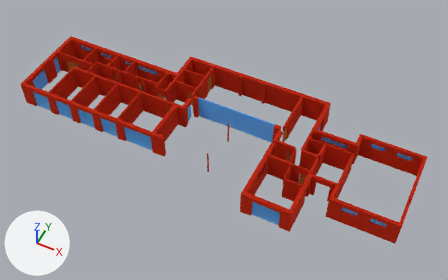
An edit to the glTF model pr-preview/pr-60/models/ground_floor.glb, drawn before and after from the same camera.
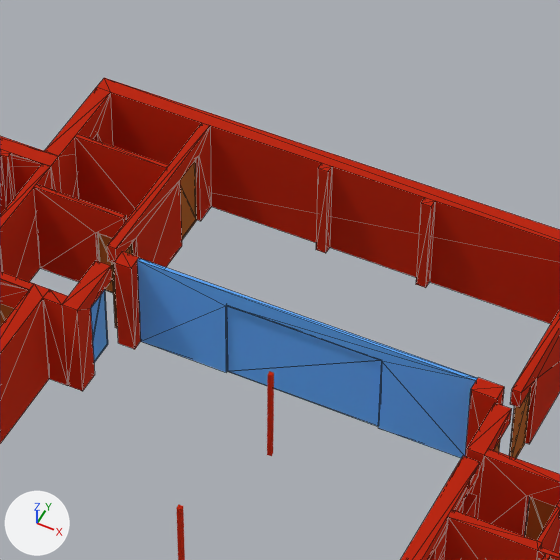
There are two pictures of each version: one whole from a camera (50 mm lens) standing at (44.8, -33.9, 52.5) and looking at (24.0, 7.6, 0.6), one close up on the part from 37% to 66% of the width and 14% to 59% of the height. Lighting does not change. The marker at lower left points along +X, +Y and +Z. The first two pictures are the older version. The close-ups show mesh edges as thin lines. Where no turn or scale is listed for an object, it has been applied to the vertices.

The scene before the commit, as lines of its bpy script (objects in view):
```python
me_door_017 = bpy.data.meshes.new('door.017')
me_door_017.from_pydata(...)  # a box spanning x -0.04..0.0, y 0.0..1.07, z 0.0..2.44
me_door_017.materials.append(mat_mat_2)  # orange #d28c46
me_masonry_022 = bpy.data.meshes.new('masonry.022')
me_masonry_022.from_pydata(...)  # 12 vertices, 20 faces; spans x 0.12..2.83, y -0.06..0.06, z 0.0..3.0
me_masonry_022.materials.append(mat_mat_0)  # red #e14628
me_masonry_045 = bpy.data.meshes.new('masonry.045')
me_masonry_045.from_pydata(...)  # 16 vertices, 28 faces; spans x -0.23..0.22, y 0.23..3.13, z 0.0..3.0
me_masonry_045.materials.append(mat_mat_0)  # red #e14628
ob_door_017 = bpy.data.objects.new('door.017', me_door_017)
ob_door_017.location = (30.05, 10.27, 0.0)
ob_masonry_022 = bpy.data.objects.new('masonry.022', me_masonry_022)
ob_masonry_022.location = (15.62, 11.41, 0.0)
ob_masonry_045 = bpy.data.objects.new('masonry.045', me_masonry_045)
ob_masonry_045.location = (15.52, 12.48, 0.0)
# also in view: 'masonry.012' at (10.6, 8.1, 1.5); 'glazing.008' at (24.2, 10.2, 1.5); 'glazing.009' at (24.2, 10.2, 1.2); 'masonry.011' at (18.3, 8.0, 1.5); 'masonry.048' at (18.7, 12.9, 1.5)
```
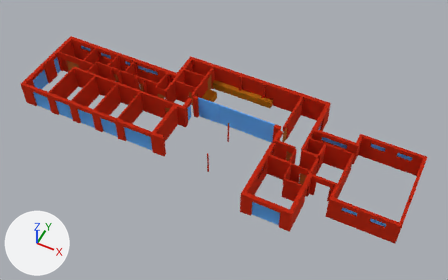
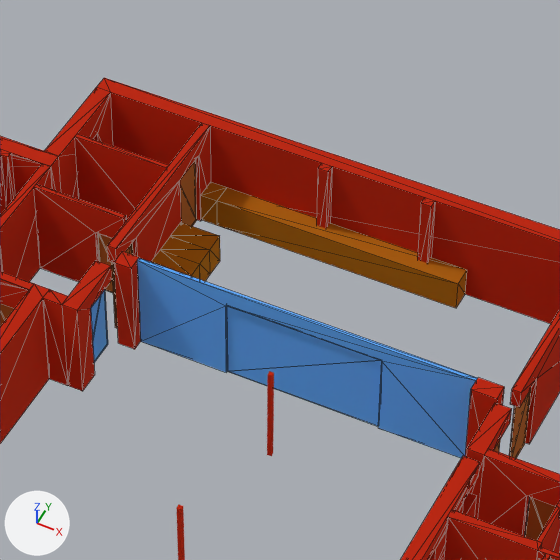
What the commit changed:
Material 'mat_3' (mat_mat_3) is new.
Its base color is (0.672, 0.296, 0.0212) (orange #d69428).
Its metallic is 1.0.
Its roughness is 1.0.
Mesh me_cabinet_005 is new.
It is a box spanning x 0.0..1.199, y -0.299..0.0, z 0.0..0.929.
It uses material mat_mat_3 (orange #d69428).
Mesh me_cabinet_004 is new.
It is a box spanning x 0.0..1.199, y -0.499..0.0, z 0.0..0.929.
It uses material mat_mat_3 (orange #d69428).
Mesh me_cabinet_003 is new.
It is a box spanning x 0.0..1.199, y -0.599..0.0, z 0.0..0.929.
It uses material mat_mat_3 (orange #d69428).
Mesh me_cabinet_001 is new.
It is a box spanning x 0.0..7.2, y 0.0..0.6, z 0.0..0.93.
It uses material mat_mat_3 (orange #d69428).
Mesh me_cabinet is new.
It is a box spanning x 0.0..0.499, y 0.0..0.599, z 0.0..0.929.
It uses material mat_mat_3 (orange #d69428).
Object 'cabinet.005' (ob_cabinet_005) is new; it shows me_cabinet_005.
Its location is (18.8, 12.1, 0.0).
Object 'cabinet.004' (ob_cabinet_004) is new; it shows me_cabinet_004.
Its location is (18.8, 12.6, 0.0).
Object 'cabinet.003' (ob_cabinet_003) is new; it shows me_cabinet_003.
Its location is (18.8, 13.2, 0.0).
Object 'cabinet.002' (ob_cabinet_002) is new; it shows a copy of me_cabinet_003.
Its location is (18.8, 13.8, 0.0).
Object 'cabinet.001' (ob_cabinet_001) is new; it shows me_cabinet_001.
Its location is (19.3, 15.0, 0.0).
Object 'cabinet' (ob_cabinet) is new; it shows me_cabinet.
Its location is (18.8, 15.0, 0.0).

Boxes (x1, y1, x2, y2) around the edits, measured in the close-ups (560 x 560 px):
'cabinet.001', added (orange): after (217, 188, 467, 308)
'cabinet.002', added (orange): after (171, 223, 220, 274)
'cabinet.003', added (orange): after (160, 236, 210, 281)
'cabinet', added (orange): after (201, 182, 227, 225)
'cabinet.004', added (orange): after (151, 250, 200, 279)
'cabinet.005', added (mostly hidden): after (152, 262, 191, 276)
